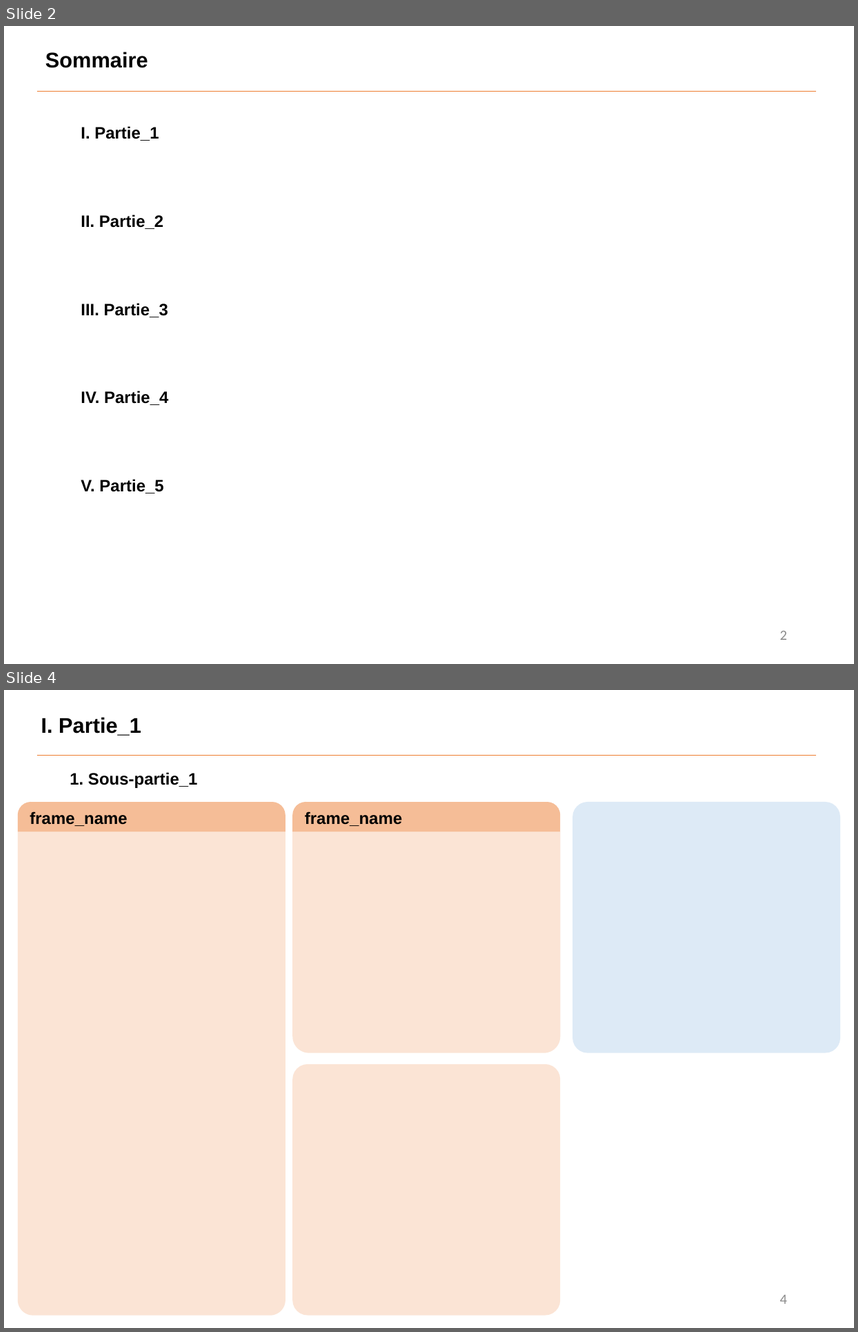
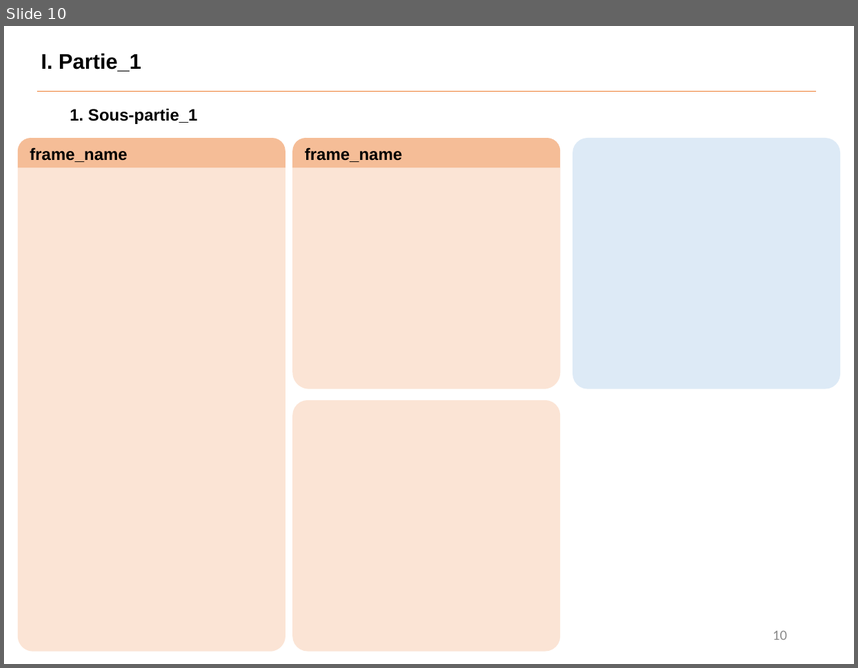
Before and after one commit to Benoit-78/P7_credit_loan_scoring_model, a slide deck: soutenance/P7_soutenance.pptx. Shown one above the other, each under a label of ours: slides 2 and 4 before the commit, slide 10 after it; the slides between them are not shown. The pictures are 858x1332 and 858x668 pixels, drawn with LibreOffice and Linux fonts; fonts in the diff are those of the drawing. Boxes give left, top, right and bottom in pixels: in the first picture for what was removed or moved away, otherwise in the second. Text is boxed around its words. In the diff, an @@ line names an element or a change of style, - is before the commit and + after.

```diff
--- a/soutenance/P7_soutenance.pptx
+++ b/soutenance/P7_soutenance.pptx
@@ slide 2 removed at [4, 26, 854, 664], background #FFFFFF @@
@@ text removed at [45, 52, 148, 68] @@
-Sommaire
@@ line removed from (37, 92) to (816, 92) @@
@@ text removed at [81, 126, 159, 141] @@
-I. Partie_1
@@ text removed at [81, 214, 163, 229] @@
-II. Partie_2
@@ text removed at [81, 303, 168, 317] @@
-III. Partie_3
@@ text removed at [81, 390, 168, 405] @@
-IV. Partie_4
@@ text removed at [81, 479, 163, 493] @@
-V. Partie_5
@@ page number removed at [780, 630, 787, 639] @@
-2
@@ what was slide 4 is now slide 10 @@
@@ page number at [773, 630, 787, 639]: text changed @@
-4
+10
```
Also in this commit, not shown: 5 slides changed, 7 slides added, 8 other files.
